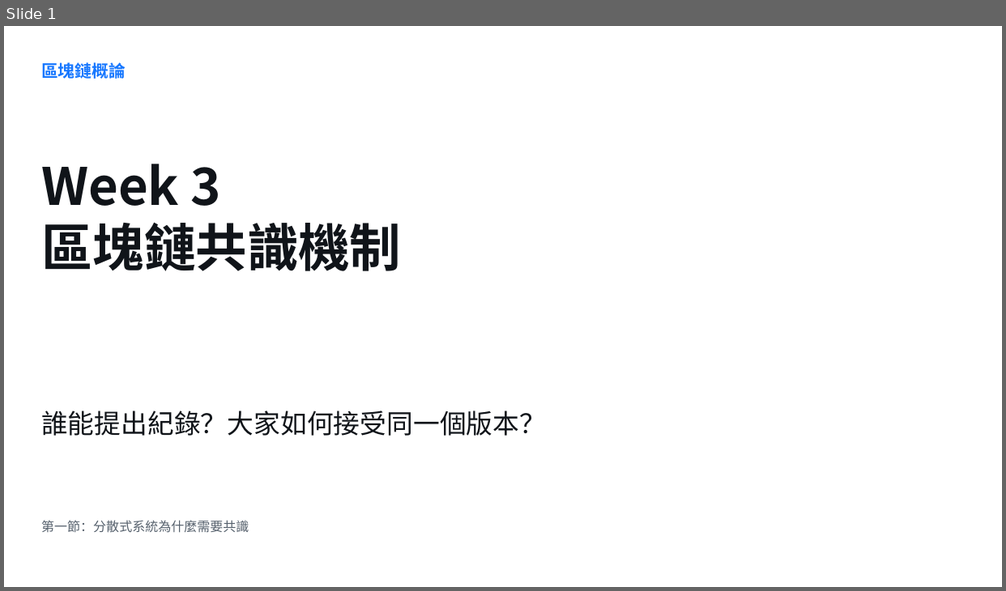
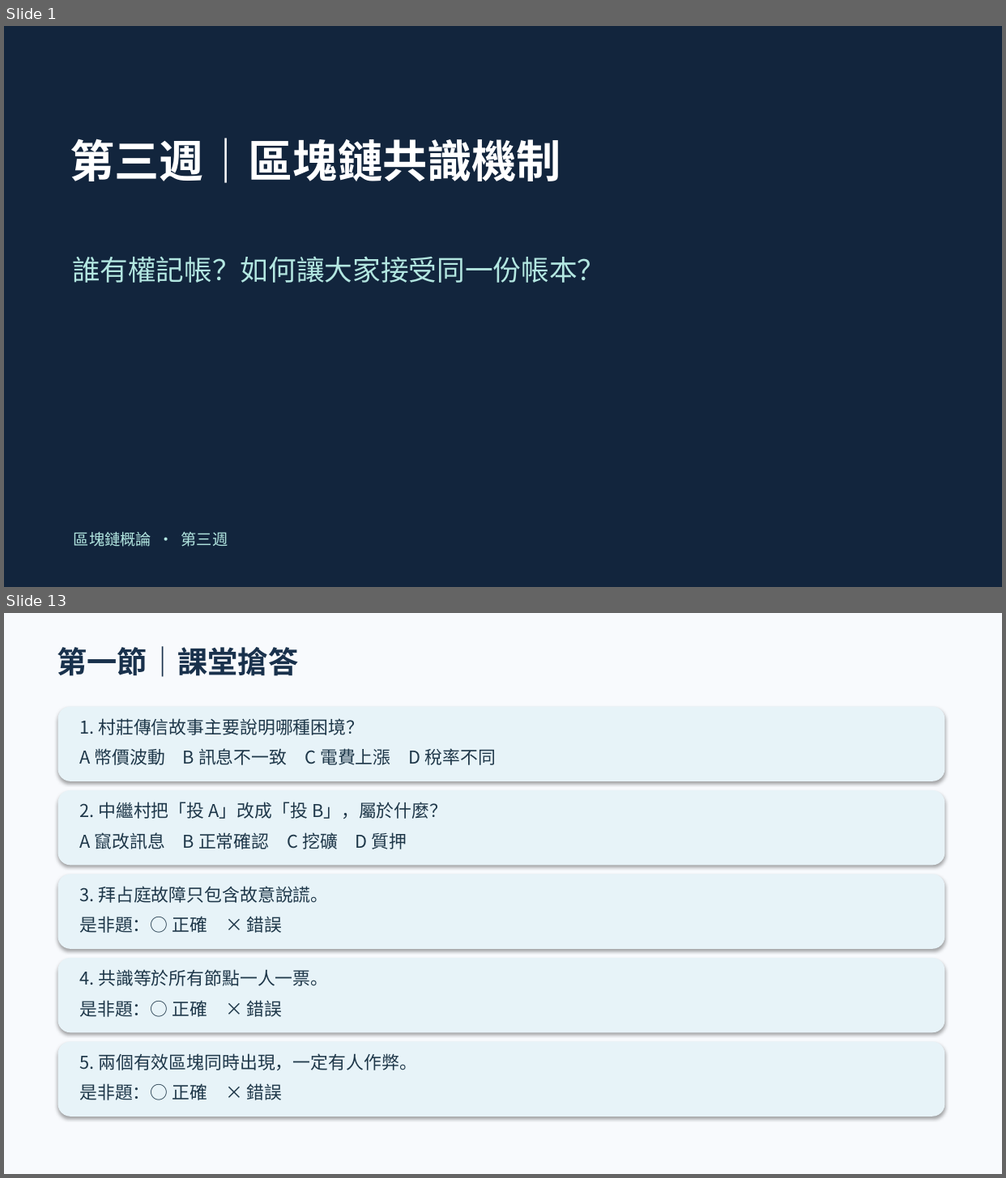
Before and after one commit to tinachiukc/blockchain-course, a slide deck: materials/Week03_區塊鏈共識機制_授課簡報.pptx. Shown one above the other, each under a label of ours: slide 1 before the commit, slides 1 and 13 after it; the slides between them are not shown. The pictures are 1006x591 and 1006x1178 pixels, drawn with LibreOffice and Linux fonts; fonts in the diff are those of the drawing. Boxes give left, top, right and bottom in pixels: in the first picture for what was removed or moved away, otherwise in the second. Text is boxed around its words. In the diff, an @@ line names an element or a change of style, - is before the commit and + after.

```diff
--- a/materials/Week03_區塊鏈共識機制_授課簡報.pptx
+++ b/materials/Week03_區塊鏈共識機制_授課簡報.pptx
@@ slide 13 added at (4, 613, 1002, 1174), background #F8FAFD @@
@@ text added at (57, 646, 299, 677), 29 pt, text #19314C, bold @@
+第一節｜課堂搶答
@@ rounded rectangle added at (58, 707, 945, 781), fill #E7F3F8 @@
@@ text added at (79, 718, 495, 765), 17 pt, text #1E3749 @@
+1. 村莊傳信故事主要說明哪種困境？
+A 幣價波動 B 訊息不一致 C 電費上漲 D 稅率不同
@@ rounded rectangle added at (58, 790, 945, 865), fill #E7F3F8 @@
@@ text added at (79, 802, 447, 850), 17 pt, text #1E3749 @@
+2. 中繼村把「投 A」改成「投 B」，屬於什麼？
+A 竄改訊息 B 正常確認 C 挖礦 D 質押
@@ rounded rectangle added at (58, 875, 945, 949), fill #E7F3F8 @@
@@ text added at (79, 886, 328, 933), 17 pt, text #1E3749 @@
+3. 拜占庭故障只包含故意說謊。
+是非題：○ 正確 × 錯誤
@@ rounded rectangle added at (58, 958, 945, 1033), fill #E7F3F8 @@
@@ text added at (79, 969, 328, 1017), 17 pt, text #1E3749 @@
+4. 共識等於所有節點一人一票。
+是非題：○ 正確 × 錯誤
@@ rounded rectangle added at (58, 1042, 945, 1117), fill #E7F3F8 @@
@@ text added at (79, 1054, 417, 1101), 17 pt, text #1E3749 @@
+5. 兩個有效區塊同時出現，一定有人作弊。
+是非題：○ 正確 × 錯誤
@@ slide 1 changed as well @@
@@ background #FFFFFF to #12253D @@
@@ text at (70, 138, 560, 183): text changed; size 49.5 to 43 pt; text colour #101419 to #FFFFFF @@
-Week 3
-區塊鏈共識機制
+第三週｜區塊鏈共識機制
@@ text at (72, 256, 605, 283): text changed; size 25.5 to 27 pt; text colour #101419 to #B3E7E1 @@
-誰能提出紀錄？大家如何接受同一個版本？
+誰有權記帳？如何讓大家接受同一份帳本？
@@ text removed at (41, 520, 249, 533) @@
-第一節：分散式系統為什麼需要共識
@@ text at (74, 532, 228, 547): text changed; size 16.3 to 15 pt; text colour #1677FF to #B3E7E1; bold off @@
-區塊鏈概論
+區塊鏈概論 · 第三週
```
Also in this commit, not shown: 43 other slides added, 32 slides removed.
